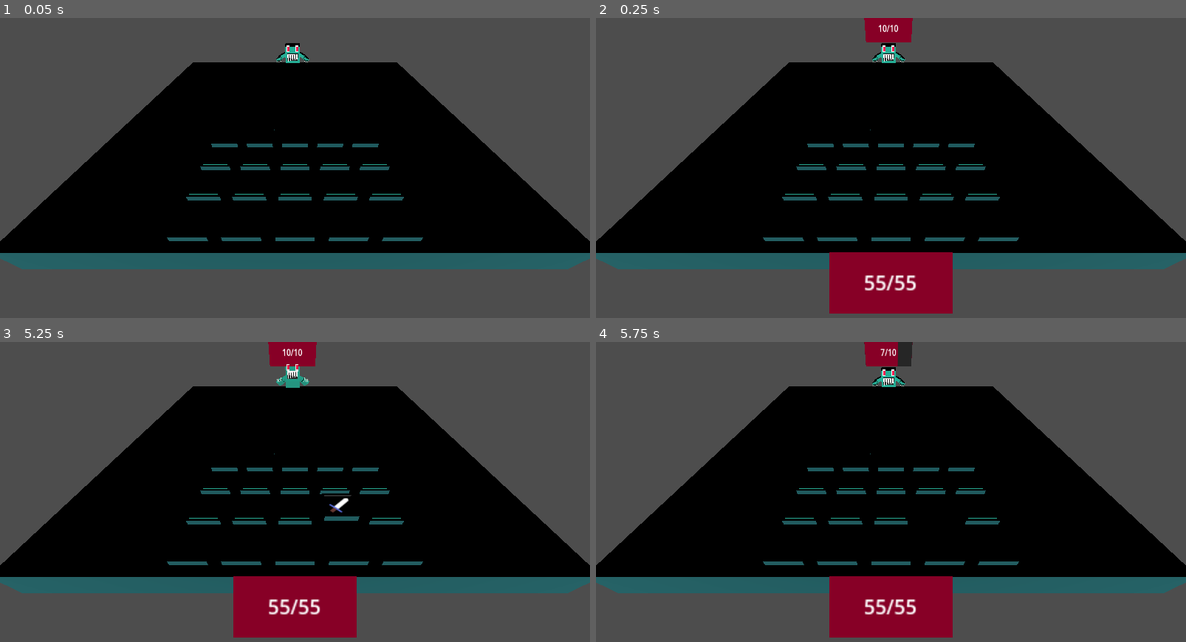
Above: before the commit, frames 1-4 (two rows, left to right).
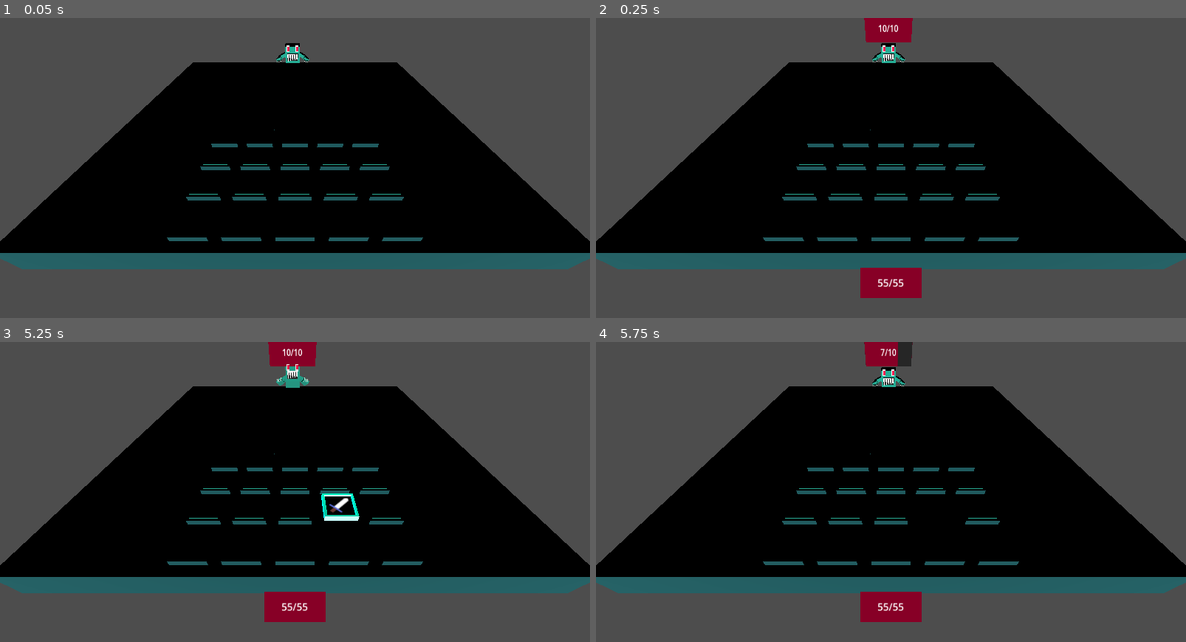
Above: after the commit, the same moments.

Repository: mathew-tran/3dminesweeper
Game: Godot game, scene res://Scene/Main.tscn
Two runs of this game, one before a commit and one after it. Both use one fixed random seed, a clock stepped at 60 frames per second and the inputs below.
Inputs (mouse positions are in pixels of both pictures, inside the frame that each line leads up to):
- Up to frame 1 (0.05 s): no input
- Up to frame 2 (0.25 s): no input
- Up to frame 3 (5.25 s): tap Enter at 0.5, 2, 3.5 s; move the mouse to (424, 492) at 0.52 s; press the mouse at (424, 492) at 0.53 s; tap Space at 1.25, 2.75, 4.25 s; move the mouse to (177, 525) at 1.27 s; release the mouse at (177, 525) at 1.28 s; click (177, 525) at 1.35 s; move the mouse to (354, 435) at 2.02 s; press the mouse at (354, 435) at 2.03 s; move the mouse to (265, 573) at 2.77 s; release the mouse at (265, 573) at 2.78 s; click (265, 573) at 2.85 s; move the mouse to (472, 558) at 3.52 s; press the mouse at (472, 558) at 3.53 s; move the mouse to (118, 459) at 4.27 s; release the mouse at (118, 459) at 4.28 s; click (118, 459) at 4.35 s; move the mouse to (324, 507) at 5.02 s; press the mouse at (324, 507) at 5.03 s
- Up to frame 4 (5.75 s): no input

Frame 1 is identical in both runs. In frame 2, 3.5% of the frame differs, in the area x 39-61%, y 78-99%; in frame 3, 3.8%, in the area x 39-61%, y 50-99%; in frame 4, 3.5%.

Commit message:
add highlight shader

Diff:
--- a/Prefabs/GameTile.tscn
+++ b/Prefabs/GameTile.tscn
@@ -22,5 +22,7 @@
 shape = SubResource("BoxShape3D_fhj7f")
 
 [connection signal="input_event" from="." to="." method="_on_input_event"]
+[connection signal="mouse_entered" from="." to="." method="_on_mouse_entered"]
+[connection signal="mouse_exited" from="." to="." method="_on_mouse_exited"]
 
 [editable path="blockbench_export"]
--- a/Scene/Main.tscn
+++ b/Scene/Main.tscn
@@ -32,7 +32,7 @@
 [node name="CanvasLayer" type="CanvasLayer" parent="."]
 
 [node name="Sprite3D" type="Sprite3D" parent="."]
-transform = Transform3D(0.2, 0, 0, 0, 0.141421, 0.141421, 0, -0.141421, 0.141421, -2.81283e-09, -0.0630492, 0.113803)
+transform = Transform3D(0.1, 0, 0, 0, 0.0707107, 0.0707107, 0, -0.0707107, 0.0707107, -2.81283e-09, -0.0630492, 0.113803)
 texture = SubResource("ViewportTexture_h3nmf")
 
 [node name="SubViewport" type="SubViewport" parent="Sprite3D"]
--- a/Scripts/GameTile.gd
+++ b/Scripts/GameTile.gd
@@ -29,3 +29,11 @@
 		await tween.finished
 		Finder.GetGame().PlayTile()
 		queue_free()
+
+
+func _on_mouse_entered() -> void:
+	$blockbench_export/Node/cuboid.material_override = load("res://Shaders/GameTileHighlight.tres")
+
+
+func _on_mouse_exited() -> void:
+	$blockbench_export/Node/cuboid.material_override = null
--- /dev/null
+++ b/Shaders/GameTileHighlight.tres
@@ -0,0 +1,11 @@
+[gd_resource type="ShaderMaterial" load_steps=2 format=3 uid="uid://d4gcsl5aweym4"]
+
+[ext_resource type="Shader" uid="uid://cbcgqj4qyx41s" path="res://Shaders/Highlight.gdshader" id="1_a3f5s"]
+
+[resource]
+render_priority = 0
+shader = ExtResource("1_a3f5s")
+shader_parameter/highlight_color = Color(0, 0.60185, 0.479496, 1)
+shader_parameter/highlight_power = 7.494
+shader_parameter/highlight_intensity = 0.61
+shader_parameter/rim_power = 1.0
--- /dev/null
+++ b/Shaders/Highlight.gdshader
@@ -0,0 +1,20 @@
+// https://godotshaders.com/shader/item-highlight-shader/
+shader_type spatial;
+
+uniform vec4 highlight_color : source_color = vec4(1.0, 1.0, 0.0, 1.0);
+uniform float highlight_power : hint_range(0.0, 10.0) = 3.0;
+uniform float highlight_intensity : hint_range(0.0, 1.0) = 0.0;
+uniform float rim_power : hint_range(1.0, 10.0) = 3.0;
+uniform sampler2D texture_albedo : source_color;
+
+void fragment() {
+    vec4 albedo_tex = texture(texture_albedo, UV);
+
+    float rim = 1.0 - dot(NORMAL, VIEW);
+    rim = pow(rim, rim_power);
+
+    vec4 final_color = albedo_tex;
+    final_color.rgb = mix(final_color.rgb, highlight_color.rgb, rim * highlight_intensity);
+
+    ALBEDO = final_color.rgb;
+    EMISSION = highlight_color.rgb * rim * highlight_intensity * highlight_power;}
Not shown, added: Shaders/Highlight.gdshader.uid
